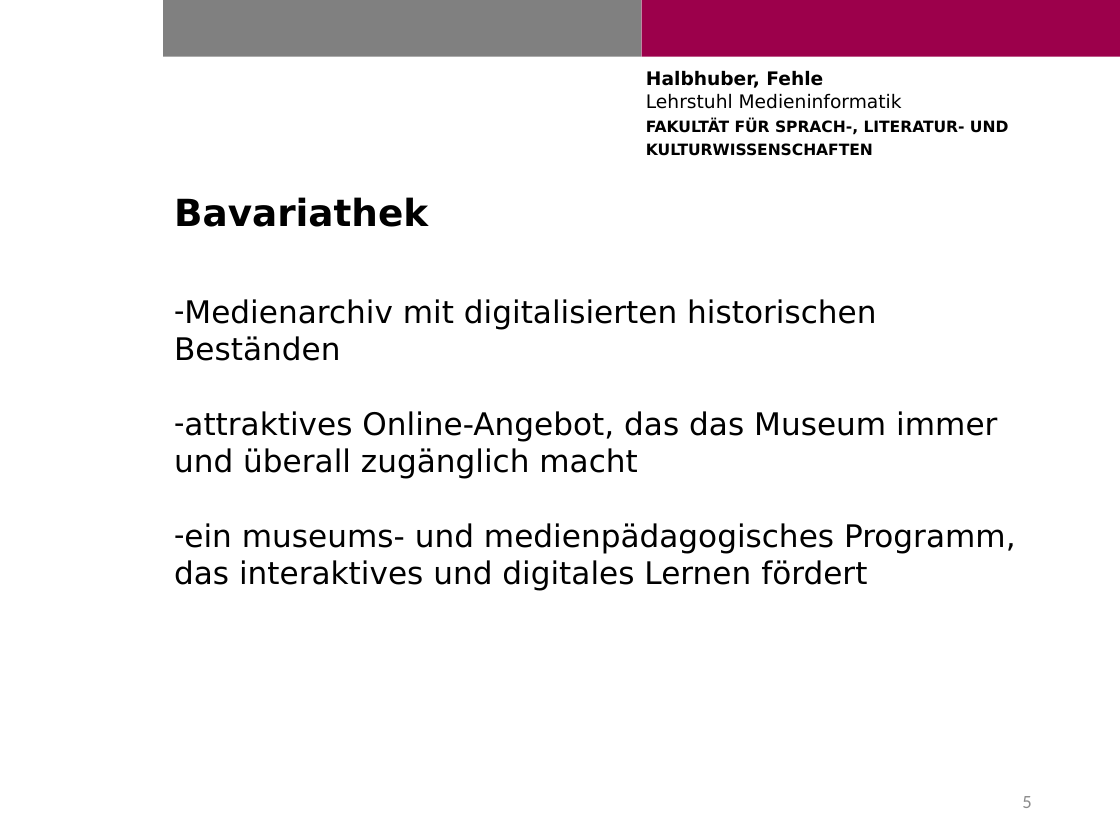
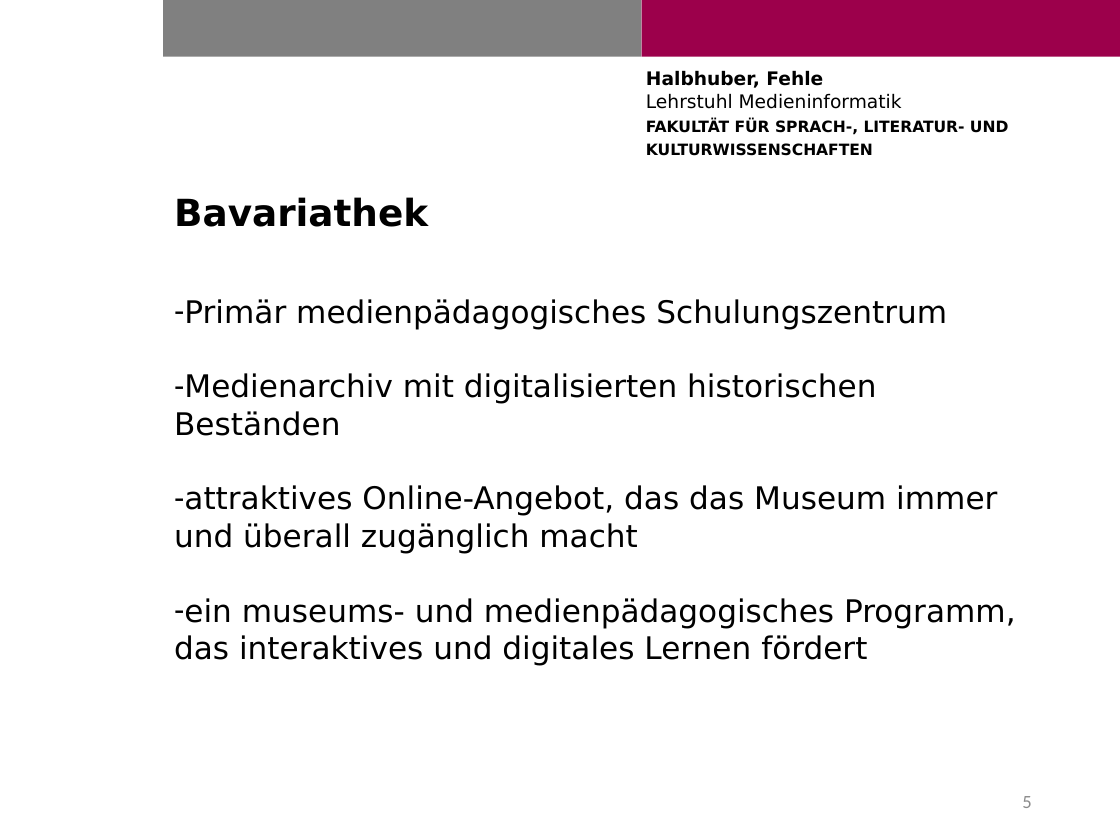
Before and after one commit to JakobFehle/DH_WS1819, a slide deck: slide 5 of docs/Zwischenpräsentation Jan/Präsentation Bavariathek.pptx. Drawn at 1120x840 pixels with LibreOffice and Linux fonts; fonts in the diff are those of the drawing; background and template pictures are left out. Boxes give left, top, right and bottom in pixels: in the first picture for what was removed or moved away, otherwise in the second. Text is boxed around its words. In the diff, an @@ line names an element or a change of style, - is before the commit and + after.

```diff
--- a/docs/Zwischenpräsentation Jan/Präsentation Bavariathek.pptx
+++ b/docs/Zwischenpräsentation Jan/Präsentation Bavariathek.pptx
@@ text at (184,299,947,329): paragraph added @@
+– Primär medienpädagogisches Schulungszentrum
```
Also in this commit, not shown: 2 other slides changed, 1 slide added.
